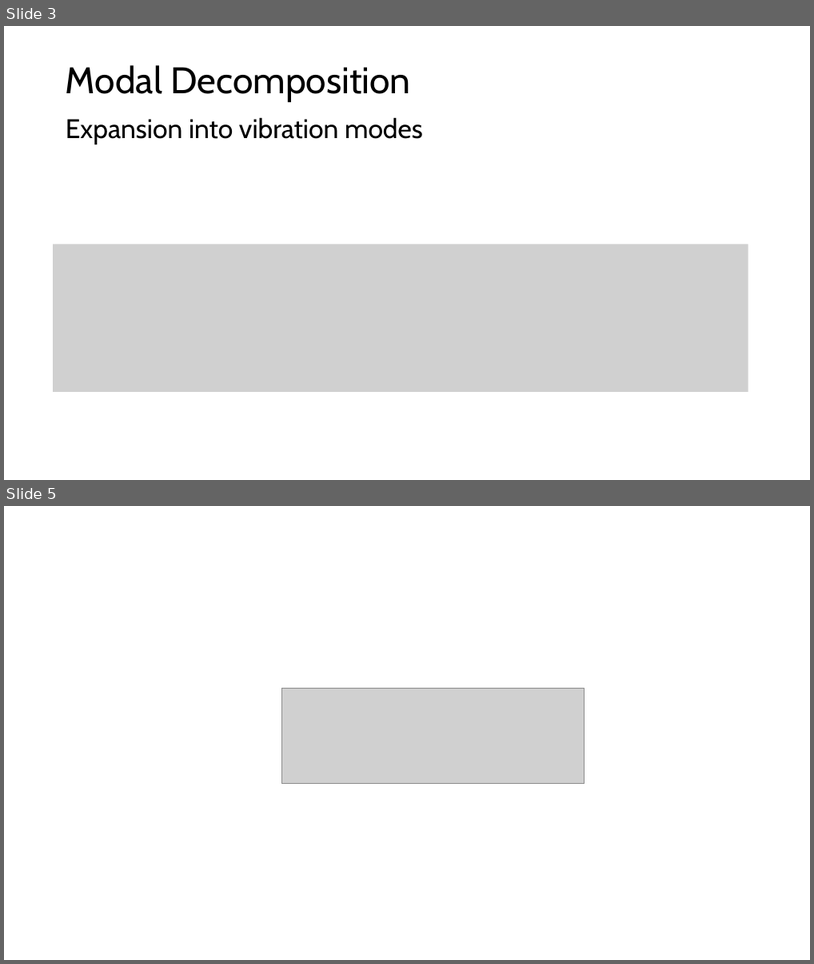
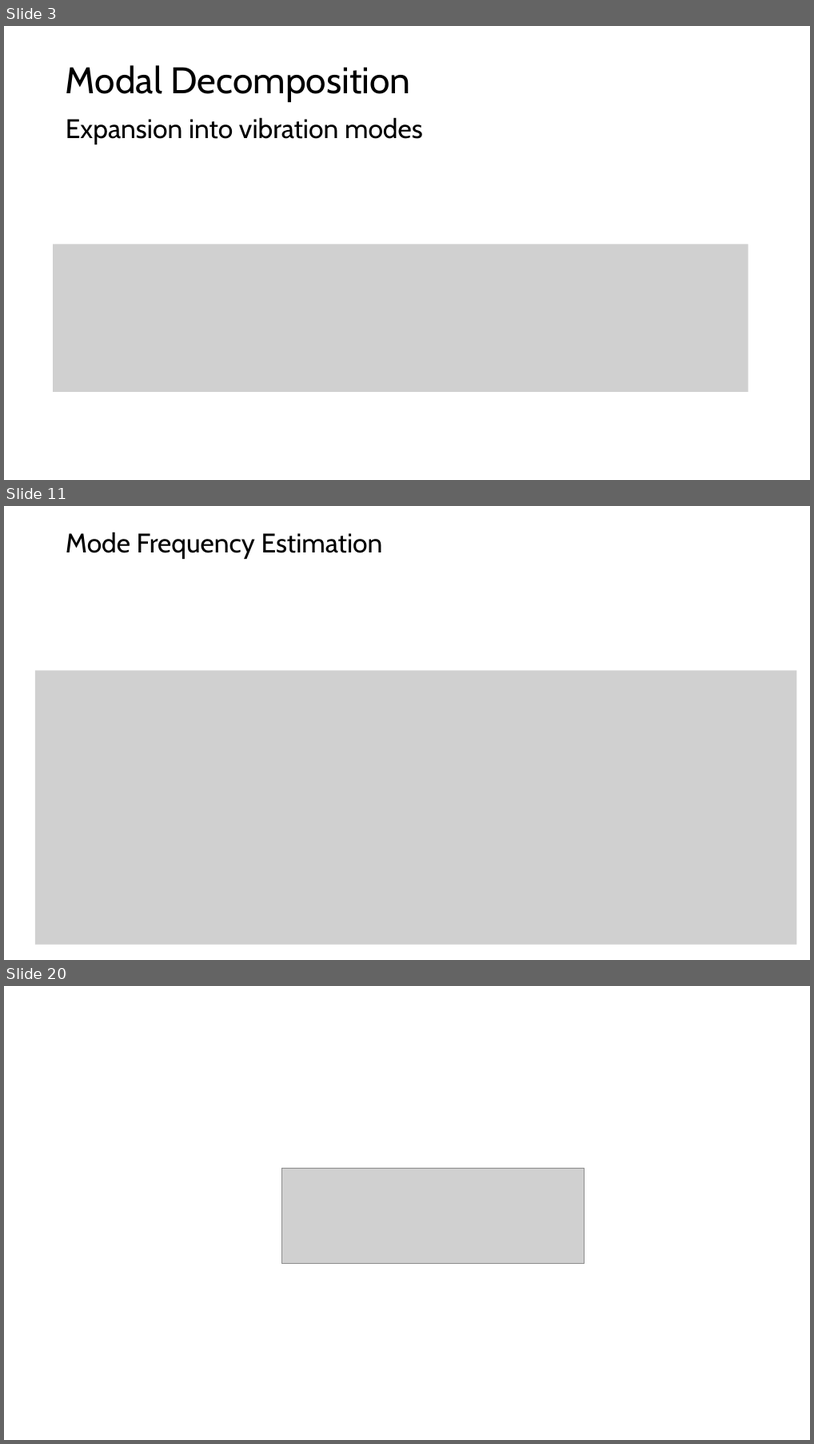
Before and after one commit to shohame/CVPR-2026, a slide deck: Docs/Hearing the Room Through the Shape of the Drum.pptx. Shown one above the other, each under a label of ours: slides 3 and 5 before the commit, slides 3, 11 and 20 after it; the slides between them are not shown. The pictures are 814x964 and 814x1444 pixels, drawn with LibreOffice and Linux fonts; fonts in the diff are those of the drawing; grey boxes stand for pictures. Boxes give left, top, right and bottom in pixels: in the first picture for what was removed or moved away, otherwise in the second. Text is boxed around its words. In the diff, an @@ line names an element or a change of style, - is before the commit and + after.

```diff
--- a/Docs/Hearing the Room Through the Shape of the Drum.pptx
+++ b/Docs/Hearing the Room Through the Shape of the Drum.pptx
@@ slide 11 added at bbox=[4, 506, 810, 960], background #FFFFFF @@
@@ title added at bbox=[66, 532, 383, 559], 32 pt, text #000000 @@
+Mode Frequency Estimation
@@ picture added at bbox=[35, 671, 798, 944] @@
@@ what was slide 5 is now slide 20 @@
```
Also in this commit, not shown: 14 other slides added, 9 other files.
